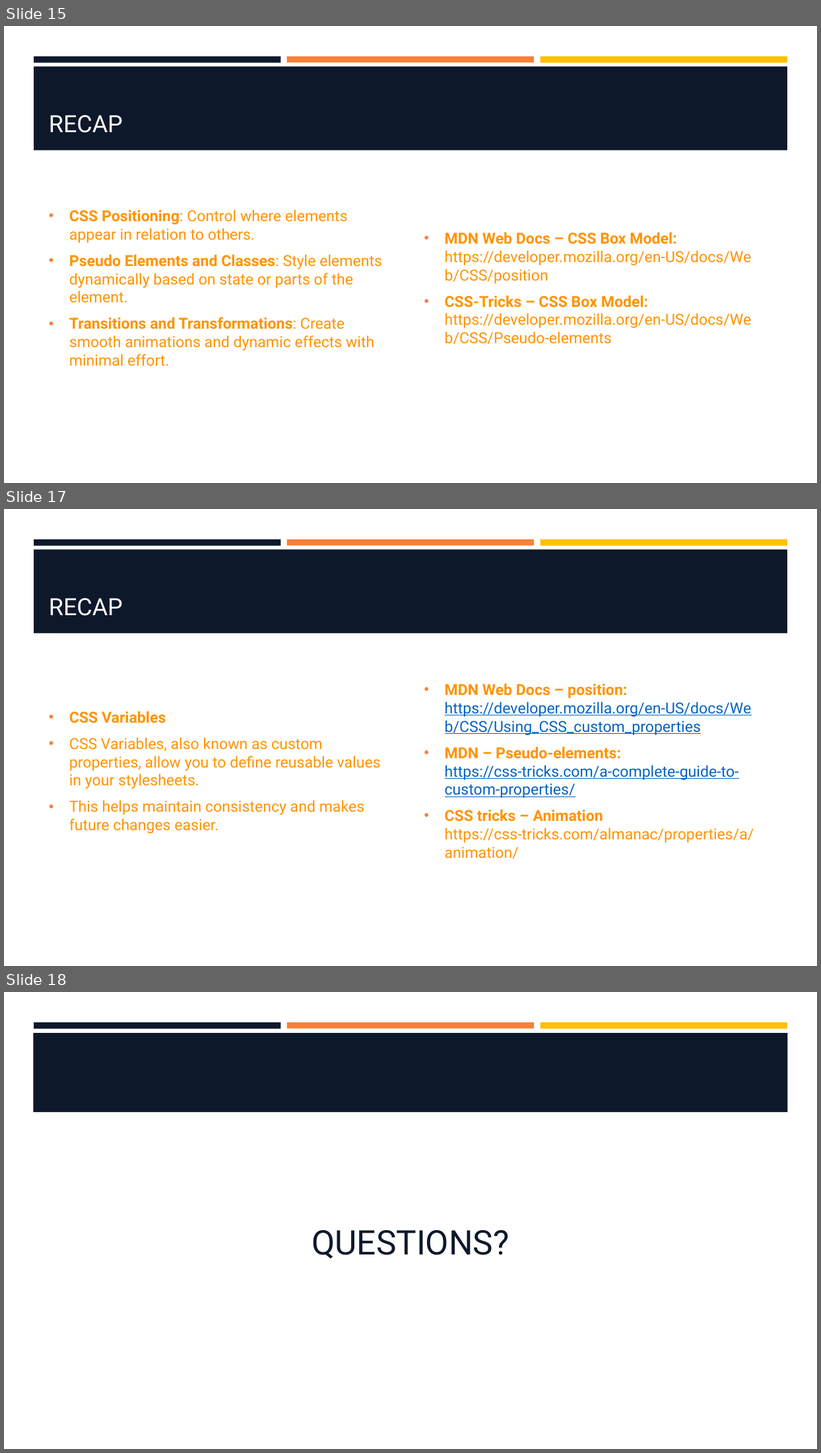
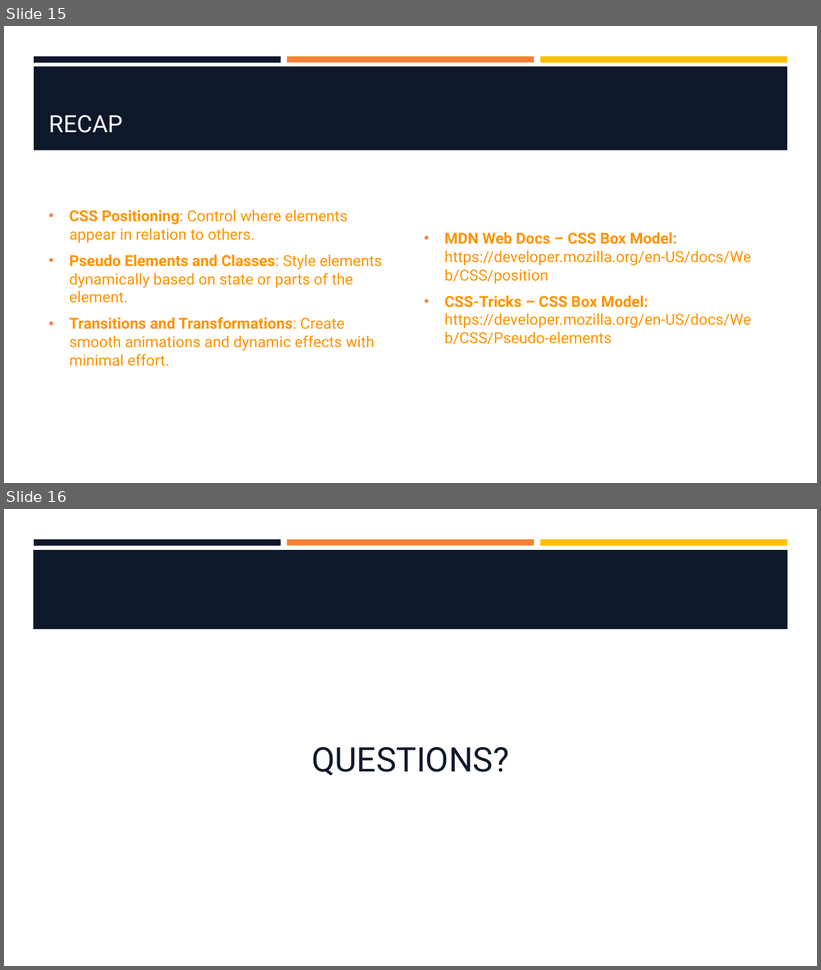
Before and after one commit to hawkeye1900/SBC-Sept24, a slide deck: week-2/W2-S2-AdvancedElements/W2-S2-AdvancedElements.pptx. Shown one above the other, each under a label of ours: slides 15, 17 and 18 before the commit, slides 15 and 16 after it; the slides between them are not shown. The pictures are 821x1453 and 821x970 pixels, drawn with LibreOffice and Linux fonts; fonts in the diff are those of the drawing; background and template pictures are left out. Boxes give left, top, right and bottom in pixels: in the first picture for what was removed or moved away, otherwise in the second. Text is boxed around its words. In the diff, an @@ line names an element or a change of style, - is before the commit and + after.

Commit message:
Updated Presentations

```diff
--- a/week-2/W2-S2-AdvancedElements/W2-S2-AdvancedElements.pptx
+++ b/week-2/W2-S2-AdvancedElements/W2-S2-AdvancedElements.pptx
@@ slide 17 removed at box(4, 509, 817, 966), background #FFFFFF; not listed: 4 template elements that a slide beside it also shows @@
@@ title removed at box(49, 598, 123, 616) @@
-RECAP
@@ text removed at box(445, 683, 754, 859) @@
-• MDN Web Docs – position: https://developer.mozilla.org/en-US/docs/Web/CSS/Using_CSS_custom_properties
-• MDN – Pseudo-elements:
-  https://css-tricks.com/a-complete-guide-to-custom-properties/
-• CSS tricks – Animation
-  https://css-tricks.com/almanac/properties/a/animation/
@@ text removed at box(69, 711, 381, 834) @@
-• CSS Variables
-• CSS Variables, also known as custom properties, allow you to define reusable values in your stylesheets.
-• This helps maintain consistency and makes future changes easier.
@@ what was slide 18 is now slide 16 @@
```
Also in this commit, not shown: 1 other slide removed, 2 other files.
